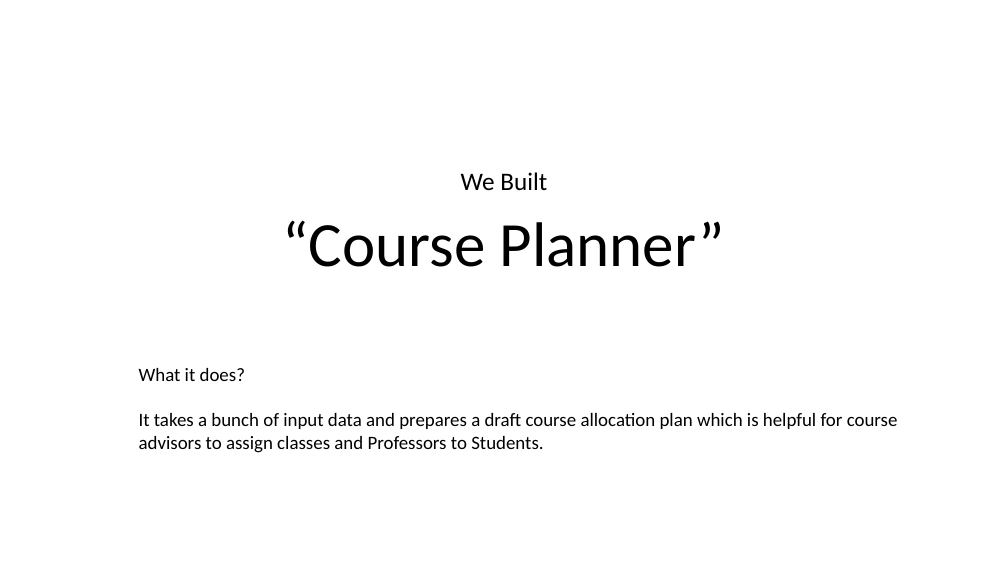
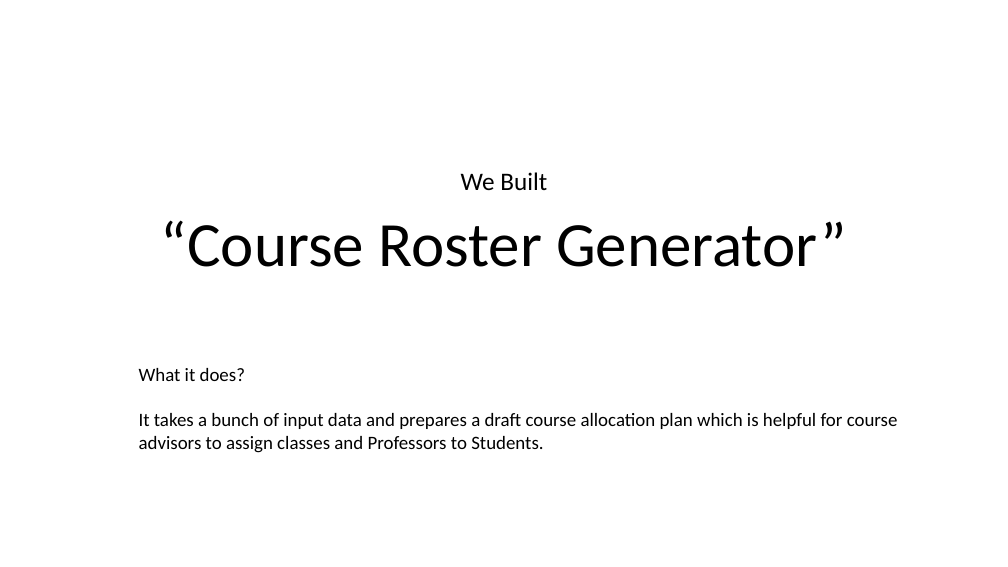
Before and after one commit to UBH-Fall2023/ubh-fall2023-Pi-Akash, a slide deck: slide 2 of Project Presentation.pptx. Drawn at 1008x567 pixels with LibreOffice and Linux fonts; fonts in the diff are those of the drawing. Boxes give left, top, right and bottom in pixels: in the first picture for what was removed or moved away, otherwise in the second. Text is boxed around its words. In the diff, an @@ line names an element or a change of style, - is before the commit and + after.

```diff
--- a/Project Presentation.pptx
+++ b/Project Presentation.pptx
@@ text at (x1=161, y1=220, x2=846, y2=267): text changed @@
-“Course Planner”
+“Course Roster Generator”
```
Also in this commit, not shown: 1 slide added, 1 other file.
